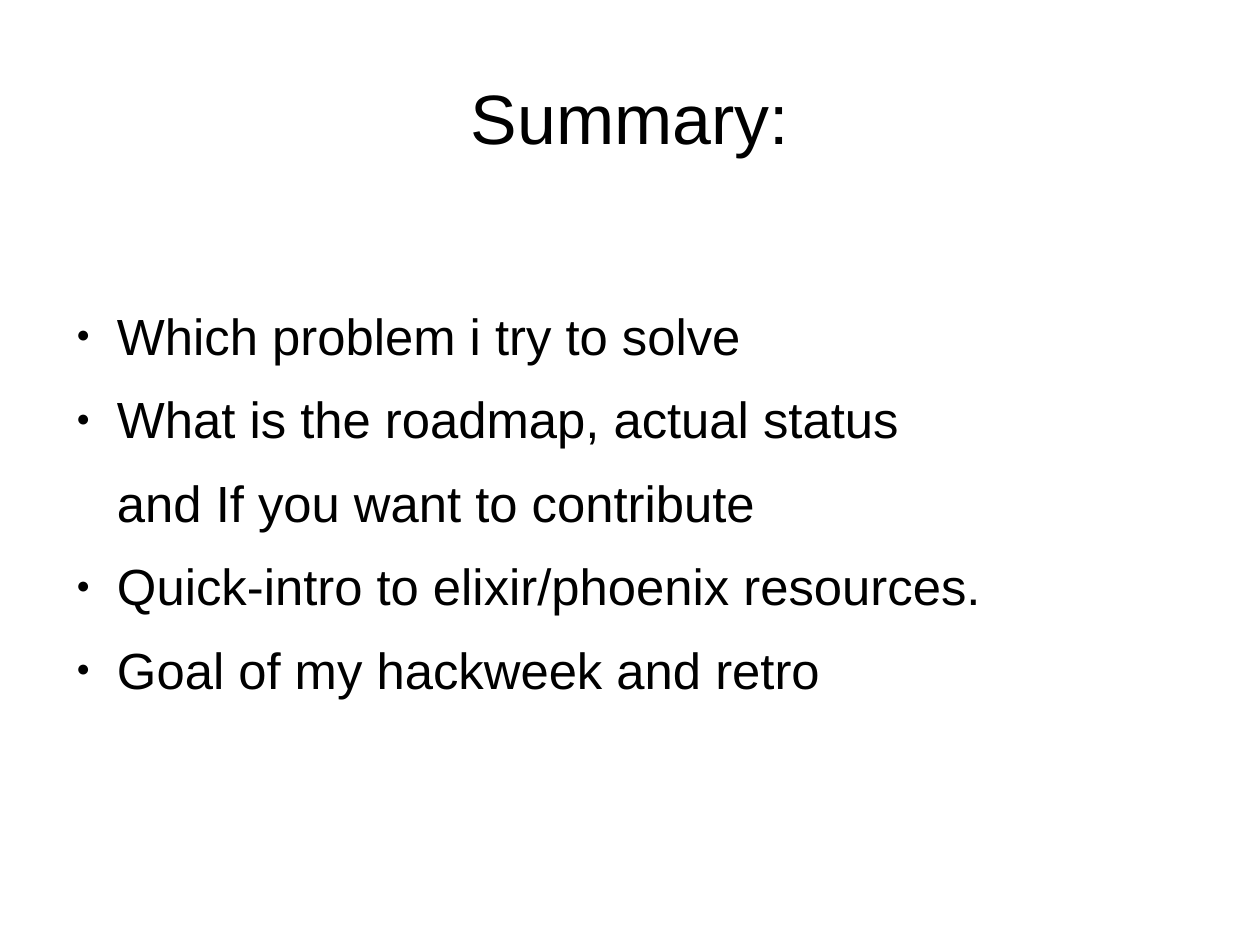
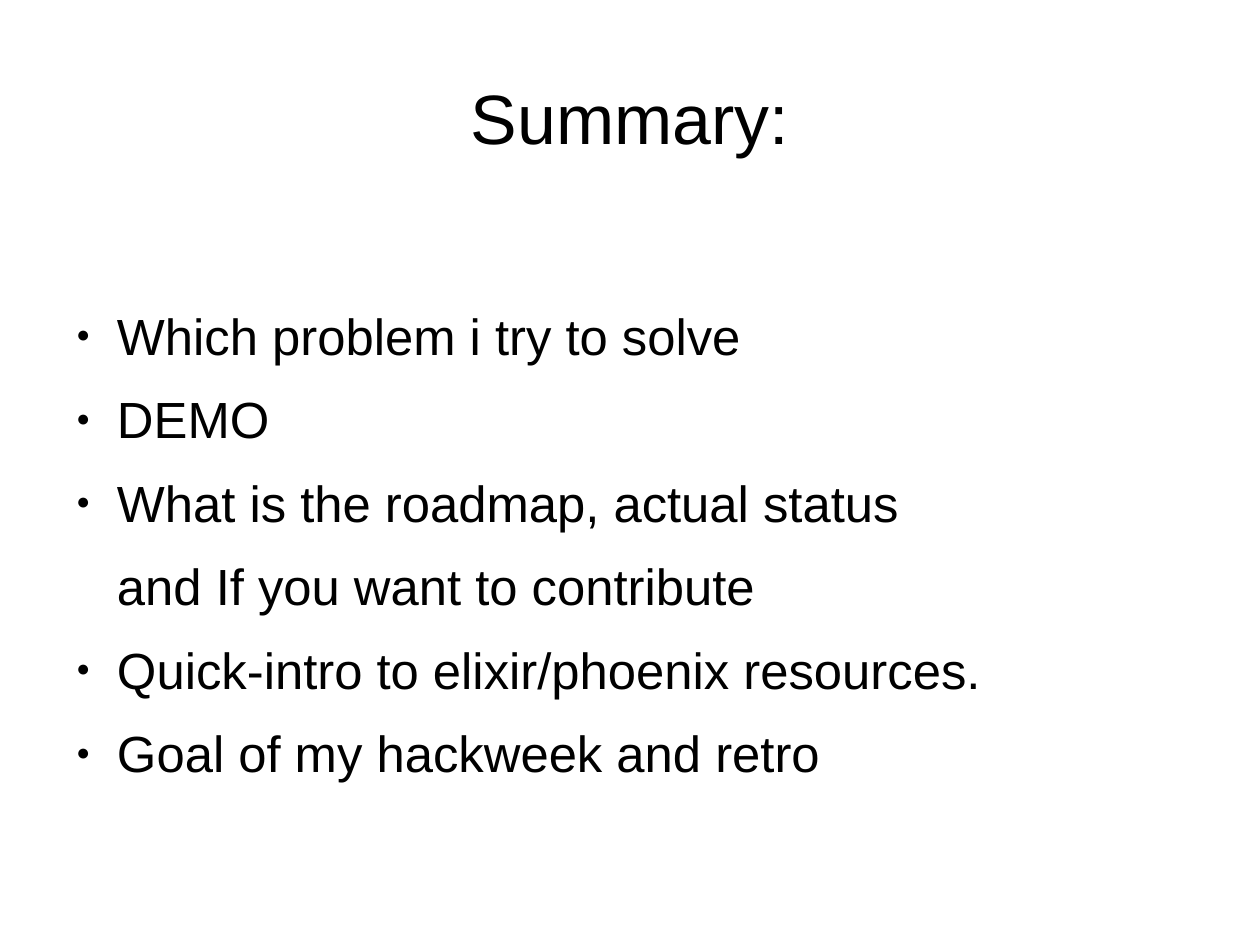
Before and after one commit to MalloZup/presentations, a slide deck: slide 2 of 2018/hackweek/elixir.odp. Drawn at 1260x945 pixels with LibreOffice and Linux fonts; fonts in the diff are those of the drawing. Boxes give left, top, right and bottom in pixels: in the first picture for what was removed or moved away, otherwise in the second. Text is boxed around its words. In the diff, an @@ line names an element or a change of style, - is before the commit and + after.

```diff
--- a/2018/hackweek/elixir.odp
+++ b/2018/hackweek/elixir.odp
@@ text at <box>117,402,269,439</box>: paragraph added @@
+● DEMO
```
Also in this commit, not shown: 4 other slides changed.
